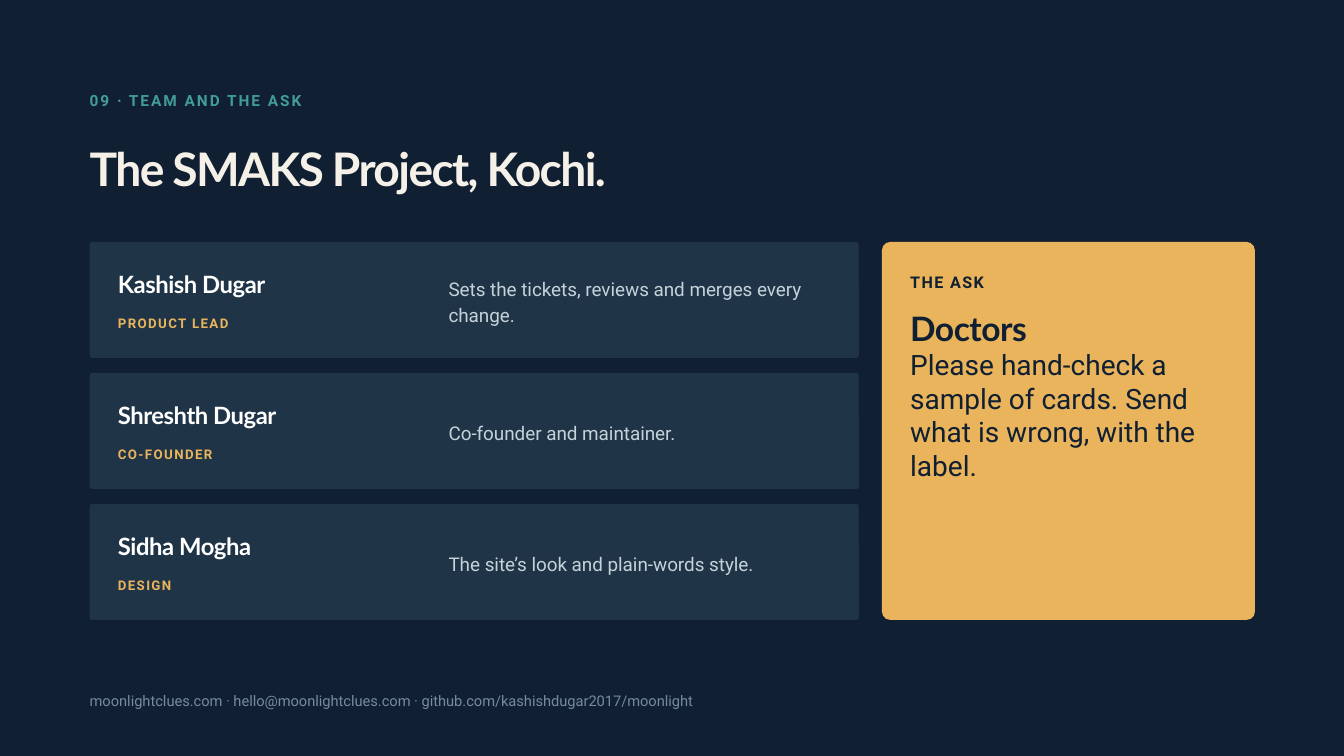
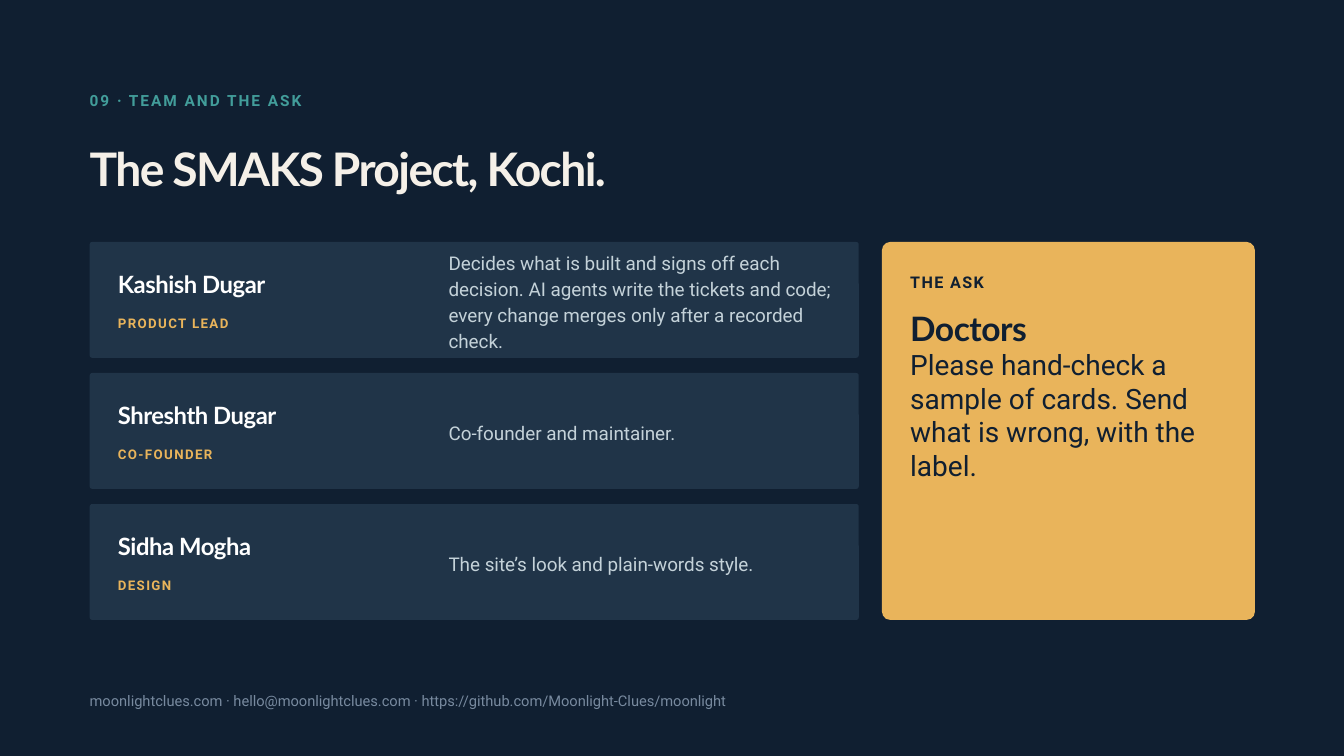
Before and after one commit to Moonlight-Clues/moonlight, a slide deck: slide 11 of docs/pitch/moonlight-deck-doctors-19nov.pptx. Drawn at 1344x756 pixels with LibreOffice and Linux fonts; fonts in the diff are those of the drawing. Boxes give left, top, right and bottom in pixels: in the first picture for what was removed or moved away, otherwise in the second. Text is boxed around its words. In the diff, an @@ line names an element or a change of style, - is before the commit and + after.

```diff
--- a/docs/pitch/moonlight-deck-doctors-19nov.pptx
+++ b/docs/pitch/moonlight-deck-doctors-19nov.pptx
@@ text at (x1=449, y1=255, x2=831, y2=348): text changed @@
-Sets the tickets, reviews and merges every change.
+Decides what is built and signs off each decision. AI agents write the tickets and code; every change merges only after a recorded check.
@@ text at (x1=90, y1=695, x2=726, y2=709): text changed @@
-moonlightclues.com · hello@moonlightclues.com · github.com/kashishdugar2017/moonlight
+moonlightclues.com · hello@moonlightclues.com · https://github.com/Moonlight-Clues/moonlight
```
Also in this commit, not shown: 6 other slides changed, 1 other file.
